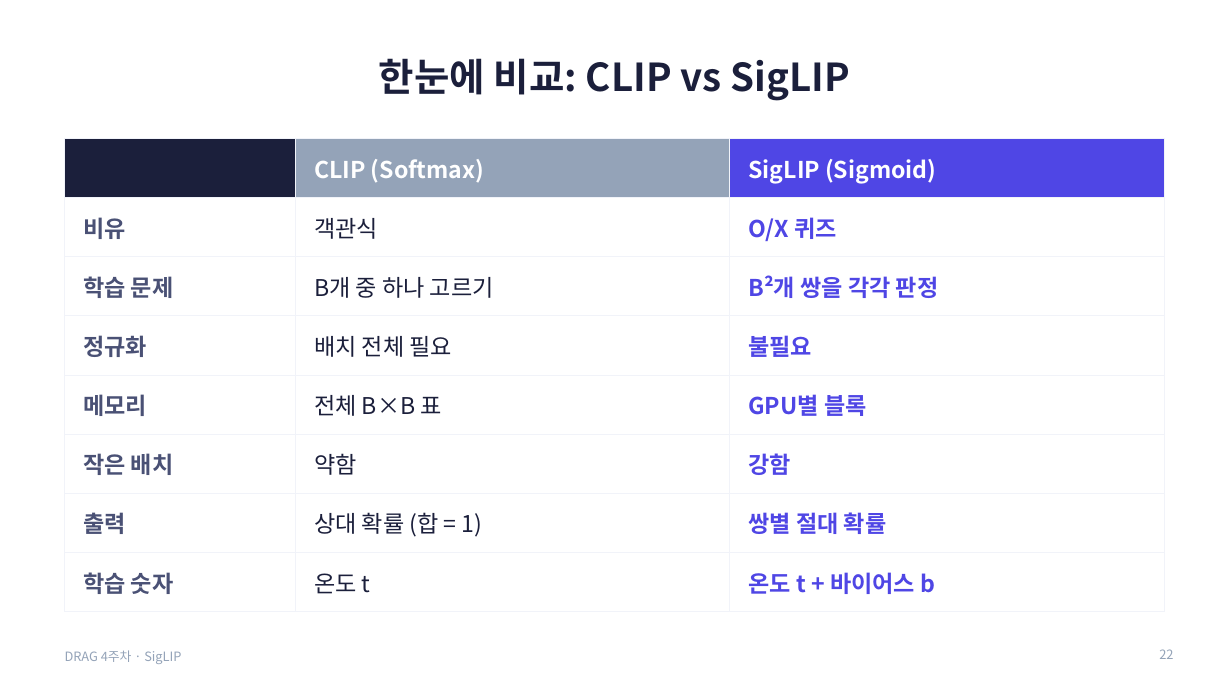
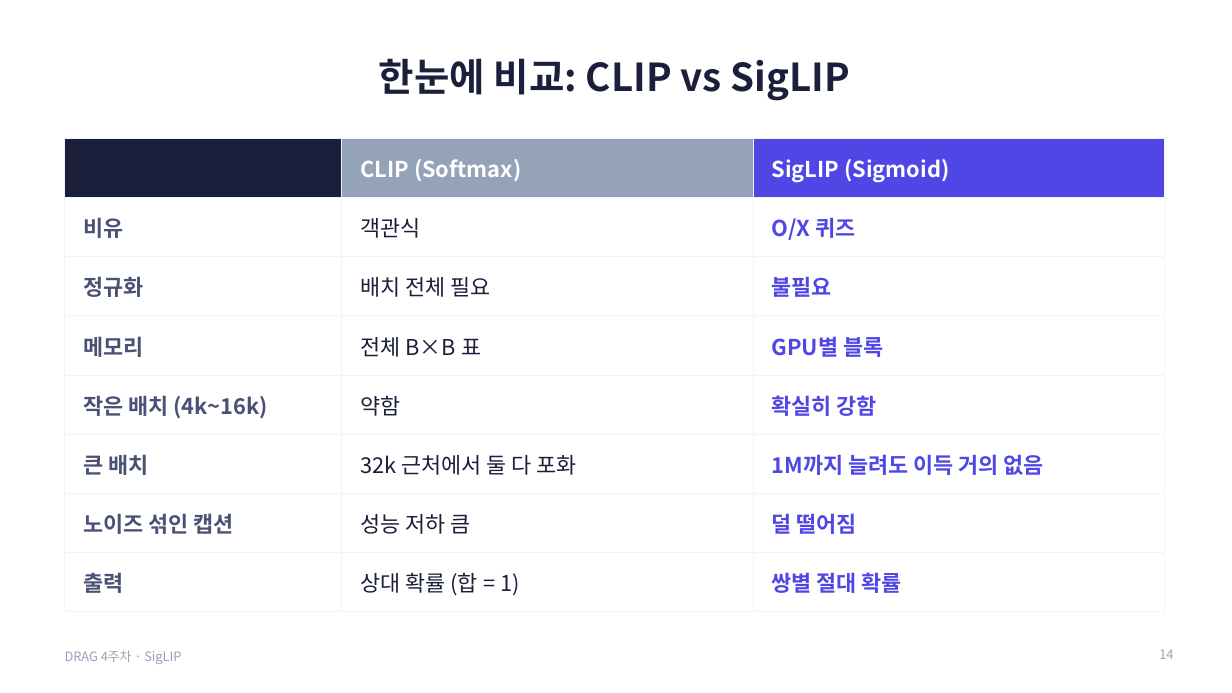
Before and after one commit to gaeun-k/DRAG, a slide deck: slide 14 of week4-siglip/김가은/SigLIP_4주차_발표.pptx (slide 22 before the commit). Drawn at 1232x693 pixels with LibreOffice and Linux fonts; fonts in the diff are those of the drawing. Boxes give left, top, right and bottom in pixels: in the first picture for what was removed or moved away, otherwise in the second. Text is boxed around its words. In the diff, an @@ line names an element or a change of style, - is before the commit and + after.

```diff
--- a/week4-siglip/김가은/SigLIP_4주차_발표.pptx
+++ b/week4-siglip/김가은/SigLIP_4주차_발표.pptx
@@ table at [65,139,1165,599] @@
-row 3: 학습 문제 | B개 중 하나 고르기 | B²개 쌍을 각각 판정
-row 6: 작은 배치 | 약함 | 강함
+row 5: 작은 배치 (4k~16k) | 약함 | 확실히 강함
+row 6: 큰 배치 | 32k 근처에서 둘 다 포화 | 1M까지 늘려도 이득 거의 없음
+row 7: 노이즈 섞인 캡션 | 성능 저하 큼 | 덜 떨어짐
-row 8: 학습 숫자 | 온도 t | 온도 t + 바이어스 b
@@ size 18 to 17 pt in "CLIP (Softmax)", "SigLIP (Sigmoid)", "비유", "객관식" and 1 more places @@
@@ page number at [1159,650,1173,659]: text changed @@
-22
+14
```
Also in this commit, not shown: 12 other slides changed, 5 slides added, 17 slides removed.
